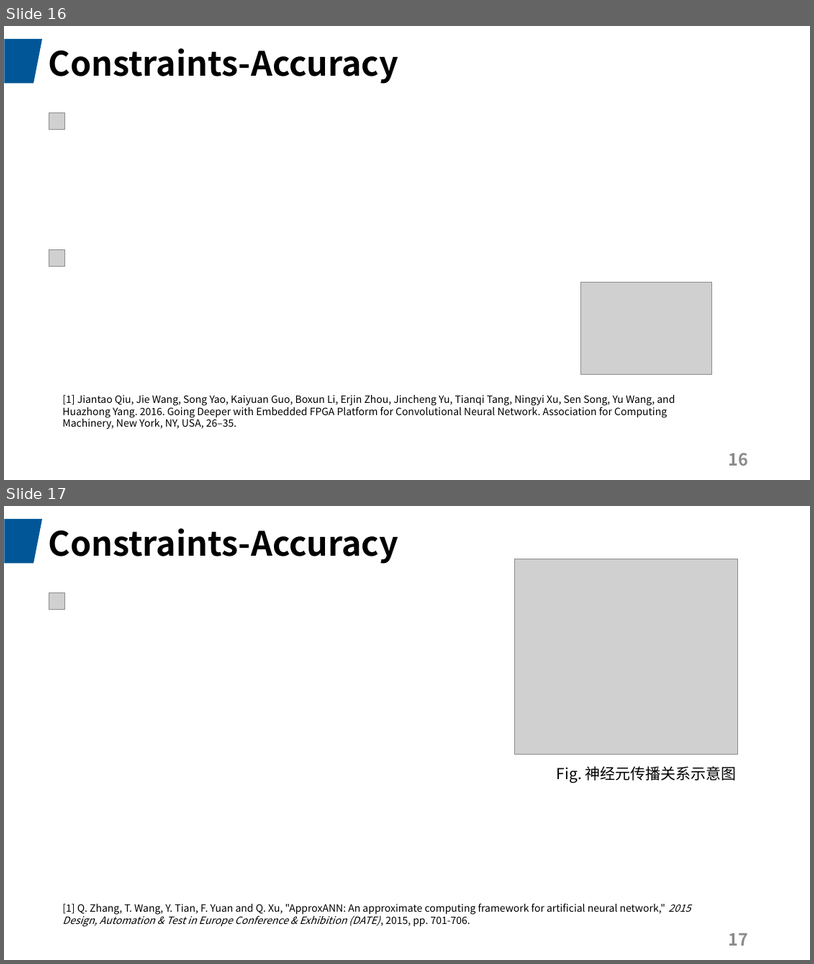
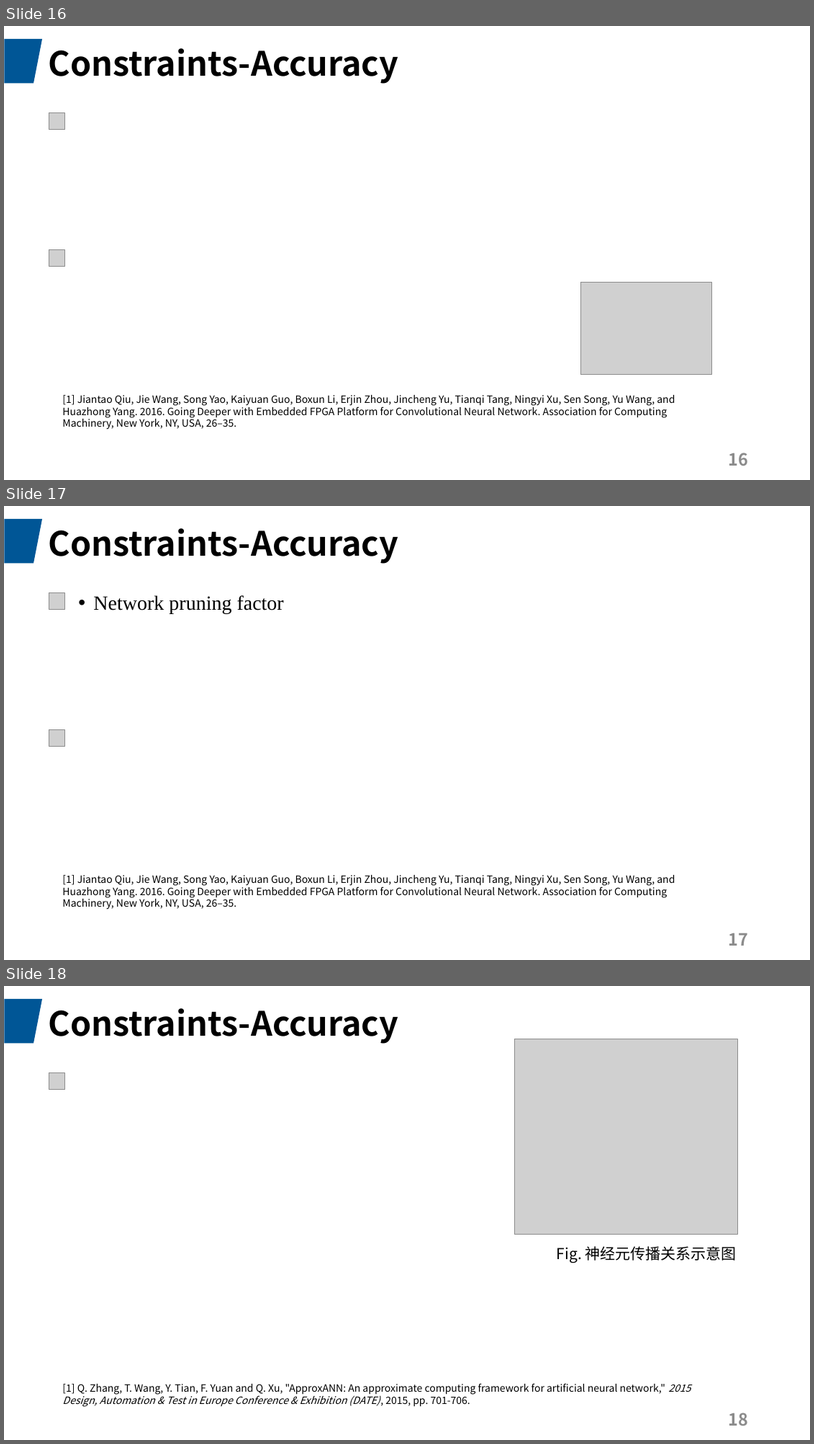
Before and after one commit to JadeQiong/DSE, a slide deck: 组会3.18GNN.pptx. Shown one above the other, each under a label of ours: slides 16 and 17 before the commit, slides 16, 17 and 18 after it. The pictures are 814x964 and 814x1444 pixels, drawn with LibreOffice and Linux fonts; fonts in the diff are those of the drawing; grey boxes stand for pictures. Boxes give left, top, right and bottom in pixels: in the first picture for what was removed or moved away, otherwise in the second. Text is boxed around its words. In the diff, an @@ line names an element or a change of style, - is before the commit and + after.

```diff
--- a/组会3.18GNN.pptx
+++ b/组会3.18GNN.pptx
@@ slide 17 added at box(4, 506, 810, 960), background #FFFFFF; not listed: 1 template element that a slide beside it also shows @@
@@ title added at box(48, 528, 399, 564), 40 pt, text #000000, bold @@
+Constraints-Accuracy
@@ picture added at box(49, 593, 65, 610) @@
@@ text added at box(93, 595, 284, 613), 24 pt, text #000000 @@
+  • Network pruning factor
@@ picture added at box(49, 730, 65, 746) @@
@@ text added at box(62, 875, 675, 909), 12 pt, text #000000 @@
+[1] Jiantao Qiu, Jie Wang, Song Yao, Kaiyuan Guo, Boxun Li, Erjin Zhou, Jincheng Yu, Tianqi Tang, Ningyi Xu, Sen Song, Yu Wang, and Huazhong Yang. 2016. Going Deeper with Embedded FPGA Platform for Convolutional Neural Network. Association for Computing Machinery, New York, NY, USA, 26–35.
@@ page number added at box(729, 933, 749, 945), 20 pt, text #8C8C8C, bold @@
+17
@@ what was slide 17 is now slide 18 @@
@@ page number at box(729, 1412, 749, 1425): text changed @@
-17
+18
```
Also in this commit, not shown: 2 slides changed.
